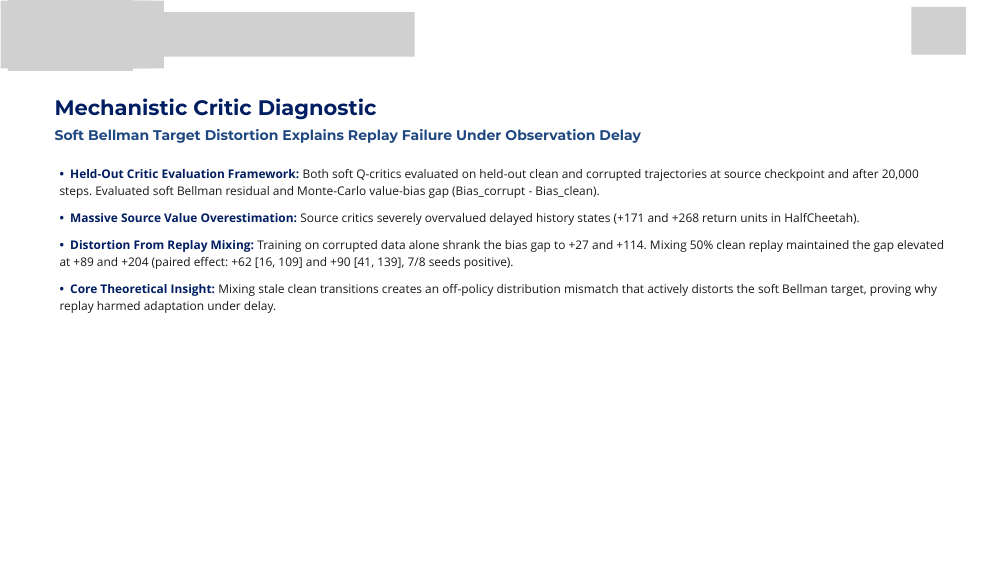
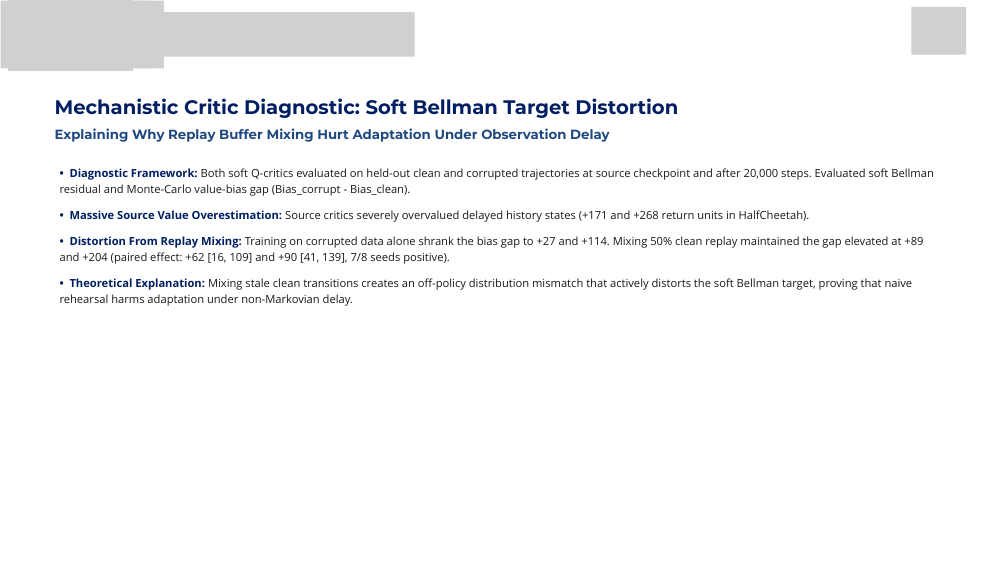
Before and after one commit to Fane-Nathan/tmrl, a slide deck: slide 8 of paper/reporting/193 - Presentation.pptx. Drawn at 1008x567 pixels with LibreOffice and Linux fonts; fonts in the diff are those of the drawing; grey boxes stand for pictures; background and template pictures are left out. Boxes give left, top, right and bottom in pixels: in the first picture for what was removed or moved away, otherwise in the second. Text is boxed around its words. In the diff, an @@ line names an element or a change of style, - is before the commit and + after.

```diff
--- a/paper/reporting/193 - Presentation.pptx
+++ b/paper/reporting/193 - Presentation.pptx
@@ text at (55, 98, 678, 118): text changed; size 30 to 28 pt @@
-Mechanistic Critic Diagnostic
+Mechanistic Critic Diagnostic: Soft Bellman Target Distortion
@@ text at (55, 128, 609, 142): text changed; size 20 to 19 pt @@
-Soft Bellman Target Distortion Explains Replay Failure Under Observation Delay
+Explaining Why Replay Buffer Mixing Hurt Adaptation Under Observation Delay
@@ text at (60, 168, 934, 196): text changed; size 17 to 16 pt @@
-• Held-Out Critic Evaluation Framework: Both soft Q-critics evaluated on held-out clean and corrupted trajectories at source checkpoint and after 20,000 steps. Evaluated soft Bellman residual and Monte-Carlo value-bias gap (Bias_corrupt - Bias_clean).
+• Diagnostic Framework: Both soft Q-critics evaluated on held-out clean and corrupted trajectories at source checkpoint and after 20,000 steps. Evaluated soft Bellman residual and Monte-Carlo value-bias gap (Bias_corrupt - Bias_clean).
@@ text at (60, 210, 923, 264): size 17 to 16 pt in "• Massive Source Value Overestimation: Source critics ...", "• Distortion From Replay Mixing: Training on ..." @@
@@ text at (60, 278, 913, 306): text changed; size 17 to 16 pt @@
-• Core Theoretical Insight: Mixing stale clean transitions creates an off-policy distribution mismatch that actively distorts the soft Bellman target, proving why replay harmed adaptation under delay.
+• Theoretical Explanation: Mixing stale clean transitions creates an off-policy distribution mismatch that actively distorts the soft Bellman target, proving that naive rehearsal harms adaptation under non-Markovian delay.
```
Also in this commit, not shown: 9 other slides changed, 1 slide added, 1 slide removed, 15 other files.
